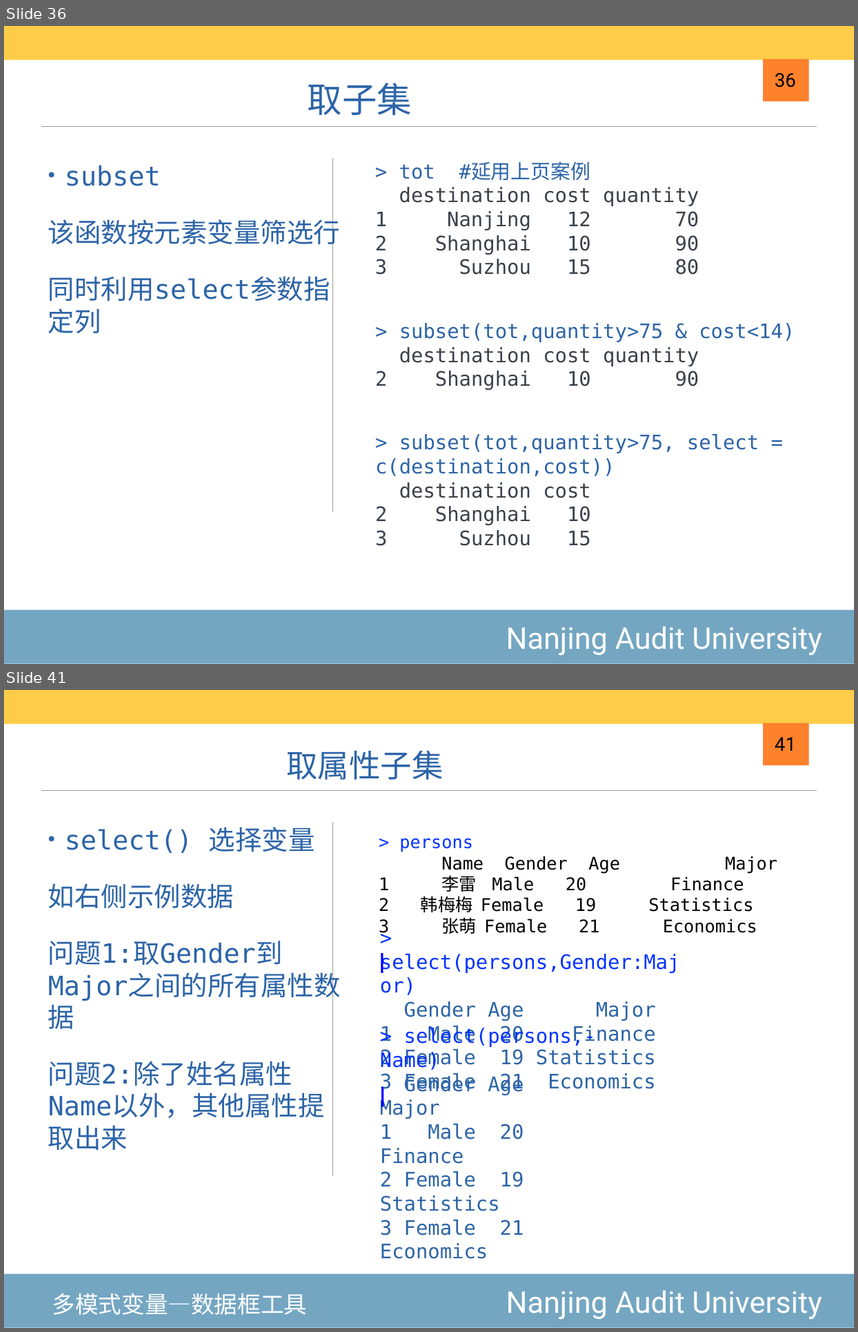
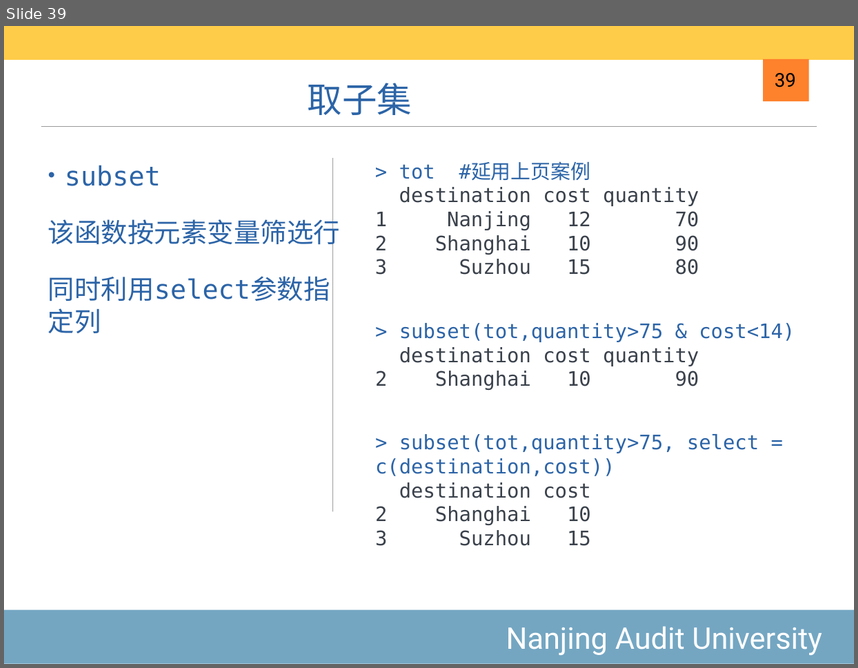
Before and after one commit to exoplanetX/DataAnalytics, a slide deck: 2020-3-高级数据结构.pptx. Shown one above the other, each under a label of ours: slides 36 and 41 before the commit, slide 39 after it; the slides between them are not shown. The pictures are 858x1332 and 858x668 pixels, drawn with LibreOffice and Linux fonts; fonts in the diff are those of the drawing. Boxes give left, top, right and bottom in pixels: in the first picture for what was removed or moved away, otherwise in the second. Text is boxed around its words. In the diff, an @@ line names an element or a change of style, - is before the commit and + after.

```diff
--- a/2020-3-高级数据结构.pptx
+++ b/2020-3-高级数据结构.pptx
@@ slide 41 removed at [4,690,854,1328], background #FFFFFF; not listed: 5 template elements that a slide beside it also shows @@
@@ text removed at [286,750,443,780] @@
-取属性子集
@@ page number removed at [775,737,796,751] @@
-41
@@ text removed at [48,827,325,1150] @@
-• select() 选择变量
-如右侧示例数据
-问题1:取Gender到Major之间的所有属性数据
-问题2:除了姓名属性Name以外，其他属性提取出来
@@ text removed at [379,838,757,936] @@
-> persons
-Name Gender Age Major
-1 李雷 Male 20 Finance
-2 韩梅梅 Female 19 Statistics
-3 张萌 Female 21 Economics
@@ text removed at [373,945,390,976] @@
-|
@@ text removed at [380,953,680,1093] @@
-> select(persons,Gender:Major)
-Gender Age Major
-1 Male 20 Finance
-2 Female 19 Statistics
-3 Female 21 Economics
@@ text removed at [380,1027,596,1259] @@
-> select(persons,-Name)
-Gender Age Major
-1 Male 20 Finance
-2 Female 19 Statistics
-3 Female 21 Economics
@@ text removed at [373,1079,390,1110] @@
-|
@@ text removed at [52,1292,307,1314] @@
-多模式变量—数据框工具
@@ what was slide 36 is now slide 39 @@
@@ page number at [775,73,796,87]: text changed @@
-36
+39
```
Also in this commit, not shown: 1 slide changed, 5 other slides removed, 1 other file.
